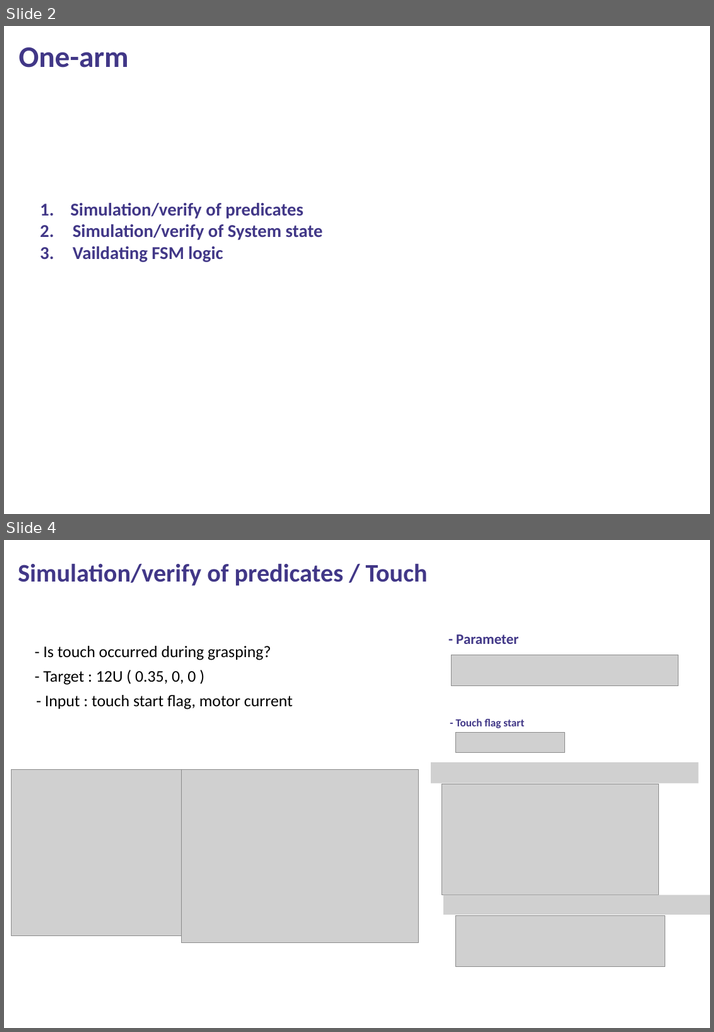
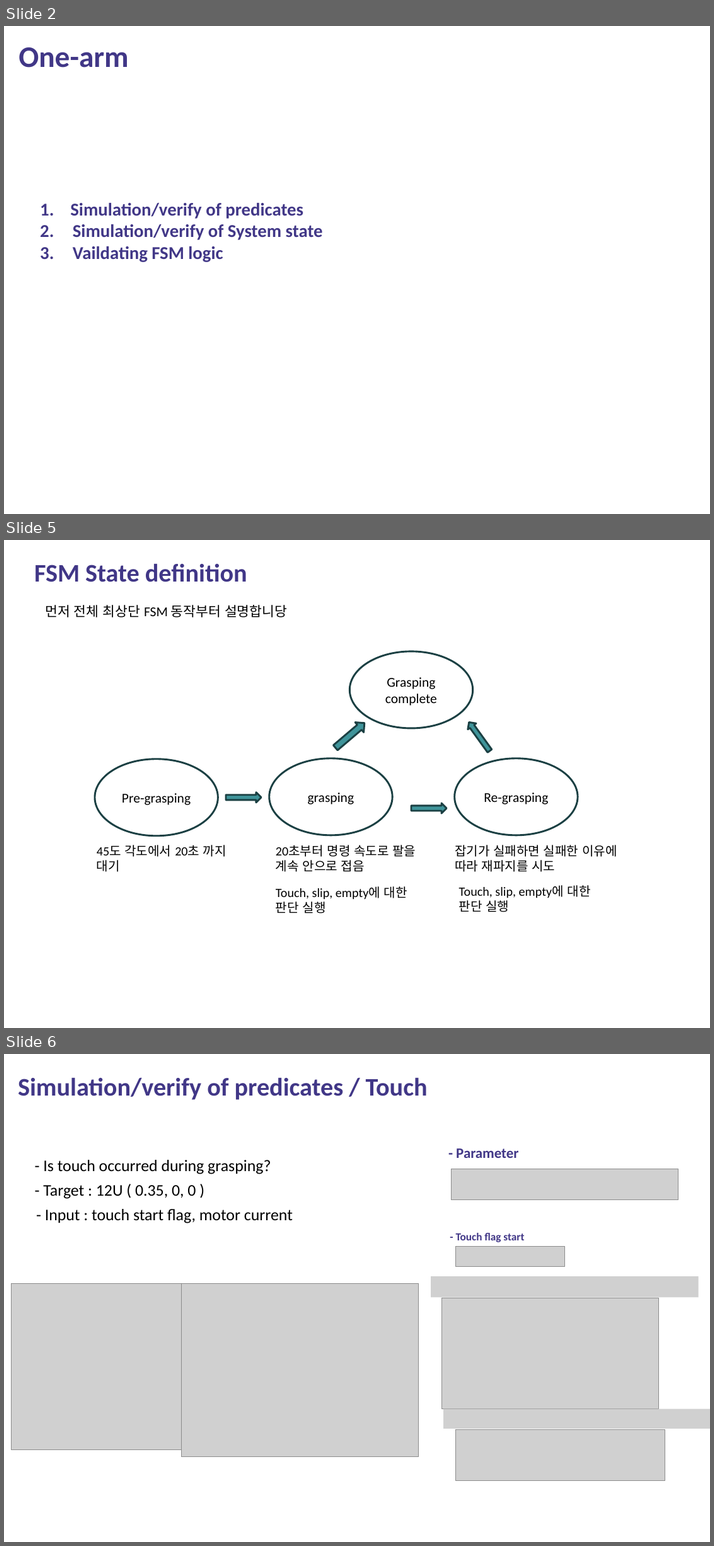
Before and after one commit to 2017317011yhj/Space_Robotics, a slide deck: gripping_algorithm/단일팔_검ㅈ,ㅇ.pptx. Shown one above the other, each under a label of ours: slides 2 and 4 before the commit, slides 2, 5 and 6 after it; the slides between them are not shown. The pictures are 714x1032 and 714x1546 pixels, drawn with LibreOffice and Linux fonts; fonts in the diff are those of the drawing; grey boxes stand for pictures; background and template pictures are left out. Boxes give left, top, right and bottom in pixels: in the first picture for what was removed or moved away, otherwise in the second. Text is boxed around its words. In the diff, an @@ line names an element or a change of style, - is before the commit and + after.

```diff
--- a/gripping_algorithm/단일팔_검ㅈ,ㅇ.pptx
+++ b/gripping_algorithm/단일팔_검ㅈ,ㅇ.pptx
@@ slide 5 added at (4,540,710,1028), background picture (left out) @@
@@ text added at (34,563,247,582), 28 pt, text #413787, bold @@
+FSM State definition
@@ text added at (45,605,287,617), 15 pt, text #000000 @@
+먼저 전체 최상단 FSM 동작부터 설명합니당
@@ ellipse added at (349,652,473,728), outline #1C4143 2 pt, 15 pt, text #000000 @@
+Grasping complete
@@ right arrow added at (332,718,369,753), fill #3F949A, outline #1C4143 2 pt @@
@@ right arrow added at (465,720,494,754), fill #3F949A, outline #1C4143 2 pt @@
@@ ellipse added at (95,760,218,837), outline #1C4143 2 pt, 15 pt, text #000000 @@
+Pre-grasping
@@ ellipse added at (269,759,392,836), outline #1C4143 2 pt, 15 pt, text #000000 @@
+grasping
@@ ellipse added at (454,759,577,836), outline #1C4143 2 pt, 15 pt, text #000000 @@
+Re-grasping
@@ right arrow added at (226,793,260,803), fill #3F949A, outline #1C4143 2 pt @@
@@ right arrow added at (411,803,446,813), fill #3F949A, outline #1C4143 2 pt @@
@@ text added at (97,845,226,872), 14 pt, text #000000 @@
+45도 각도에서 20초 까지 대기
@@ text added at (276,845,415,872), 14 pt, text #000000 @@
+20초부터 명령 속도로 팔을 계속 안으로 접음
@@ text added at (454,845,617,872), 14 pt, text #000000 @@
+잡기가 실패하면 실패한 이유에 따라 재파지를 시도
@@ text added at (276,886,407,914), 14 pt, text #000000 @@
+Touch, slip, empty에 대한 판단 실행
@@ text added at (459,885,591,912), 14 pt, text #000000 @@
+Touch, slip, empty에 대한 판단 실행
@@ what was slide 4 is now slide 6 @@
```
Also in this commit, not shown: 3 slides changed, 1 other slide added, 1 other file.
